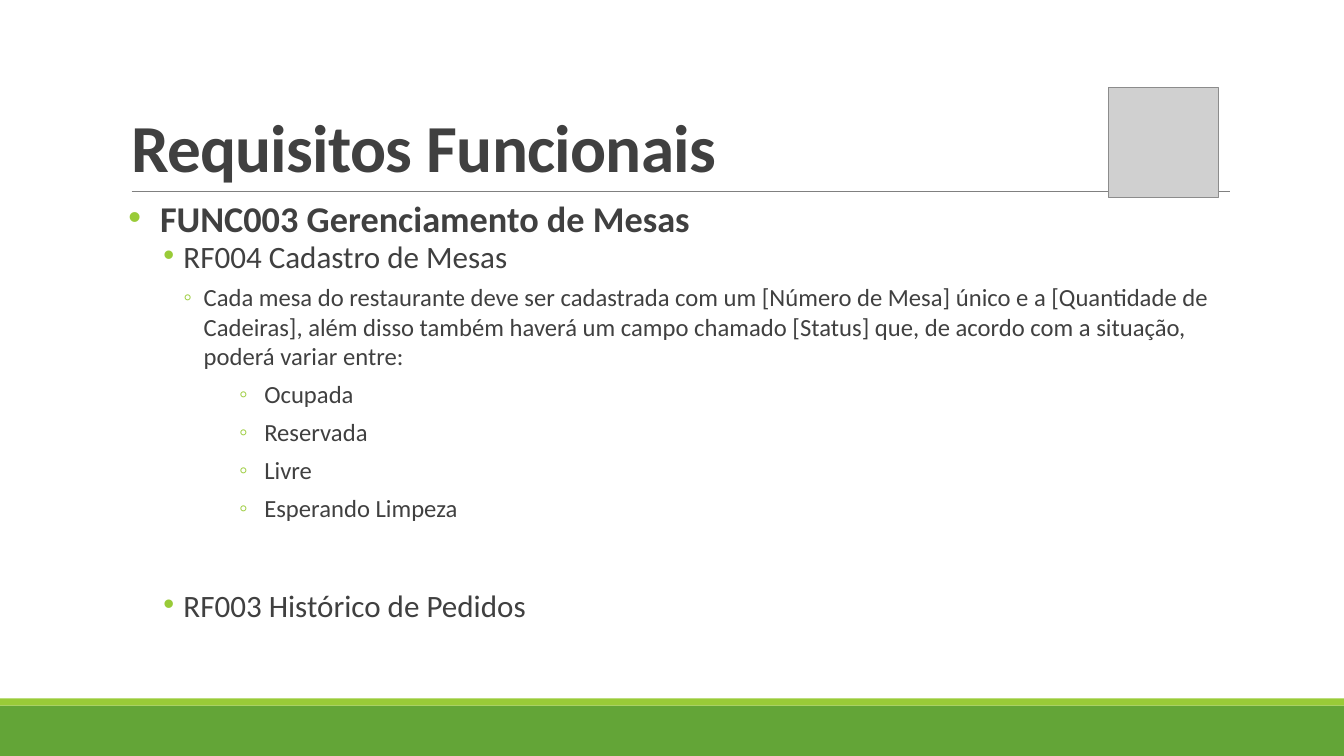
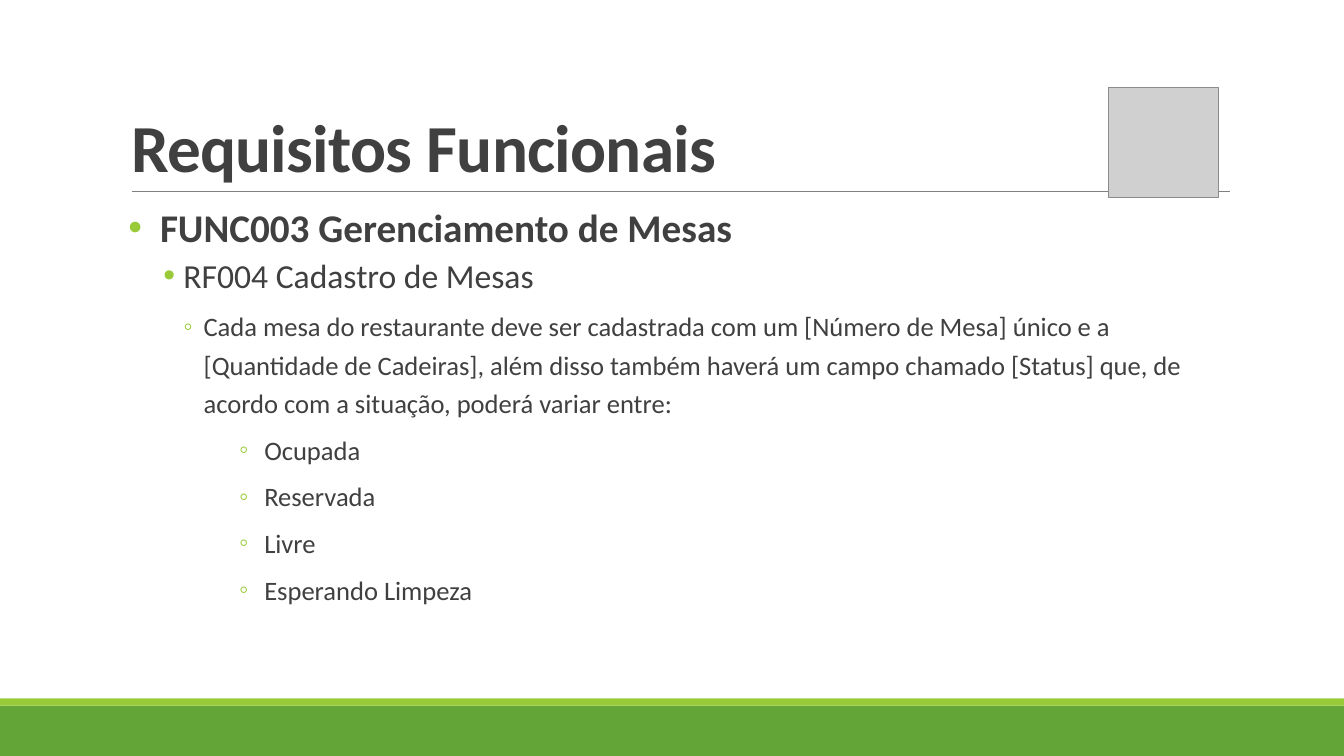
Before and after one commit to markaumvb/Restaurante, a slide deck: slide 6 of Documentação/Apresentação.pptx. Drawn at 1344x756 pixels with LibreOffice and Linux fonts; fonts in the diff are those of the drawing; grey boxes stand for pictures. Boxes give left, top, right and bottom in pixels: in the first picture for what was removed or moved away, otherwise in the second. Text is boxed around its words. In the diff, an @@ line names an element or a change of style, - is before the commit and + after.

```diff
--- a/Documentação/Apresentação.pptx
+++ b/Documentação/Apresentação.pptx
@@ text "FUNC003 Gerenciamento de Mesas" at box(160, 214, 1180, 605): size 25.9 to 28 pt in "FUNC003 Gerenciamento de Mesas"; size 22.2 to 24 pt in "RF004 Cadastro de Mesas"; size 17.6 to 19 pt in "Cada mesa do restaurante deve ser cadastrada ...", "Ocupada", "Reservada", "Livre" and 1 more places; line spacing 0.7 to 0.9; line spacing 1 to 1.2 @@
@@ text at box(183, 595, 526, 618): paragraph removed @@
-    • RF003 Histórico de Pedidos
```
Also in this commit, not shown: 1 slide added, 2 other files.
